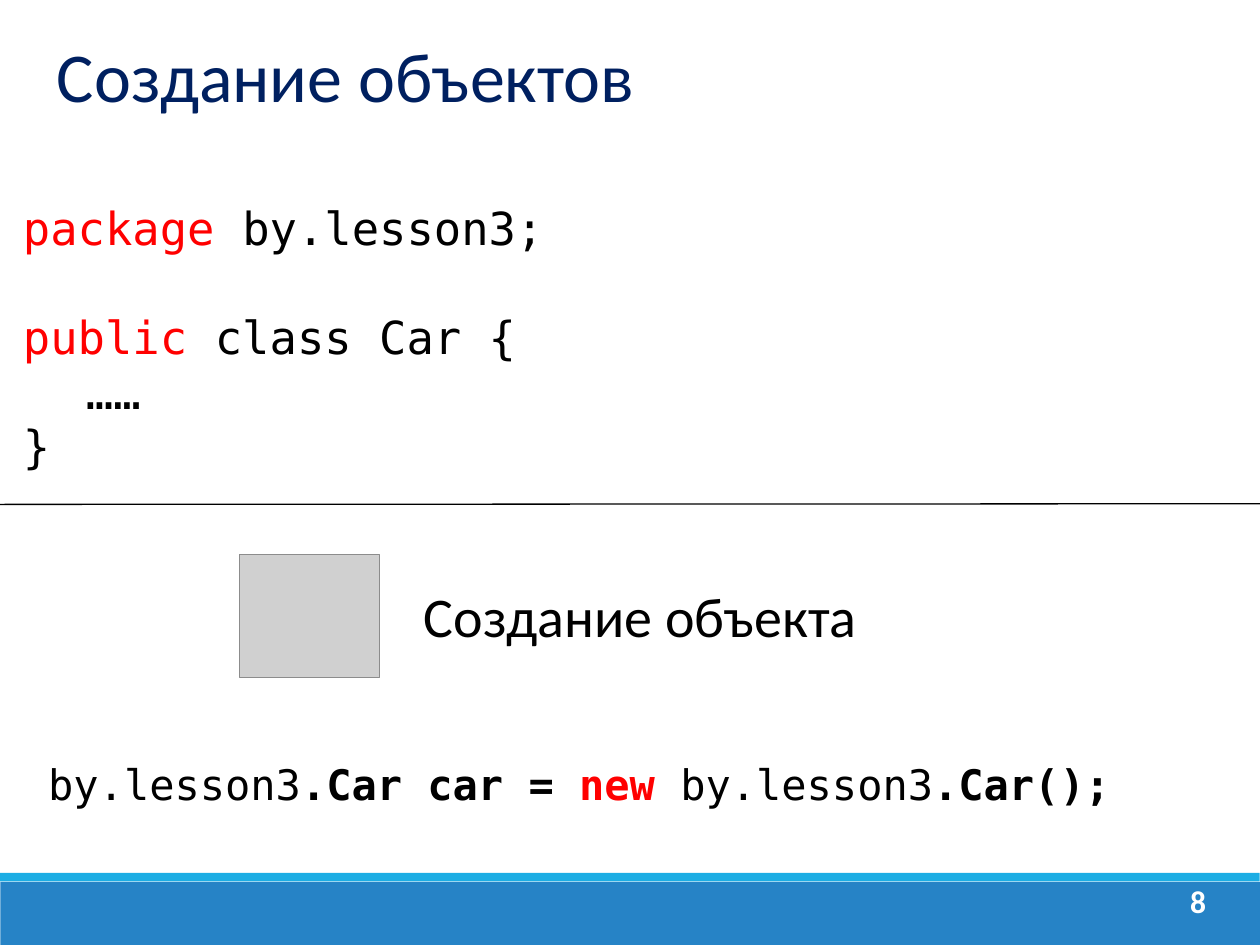
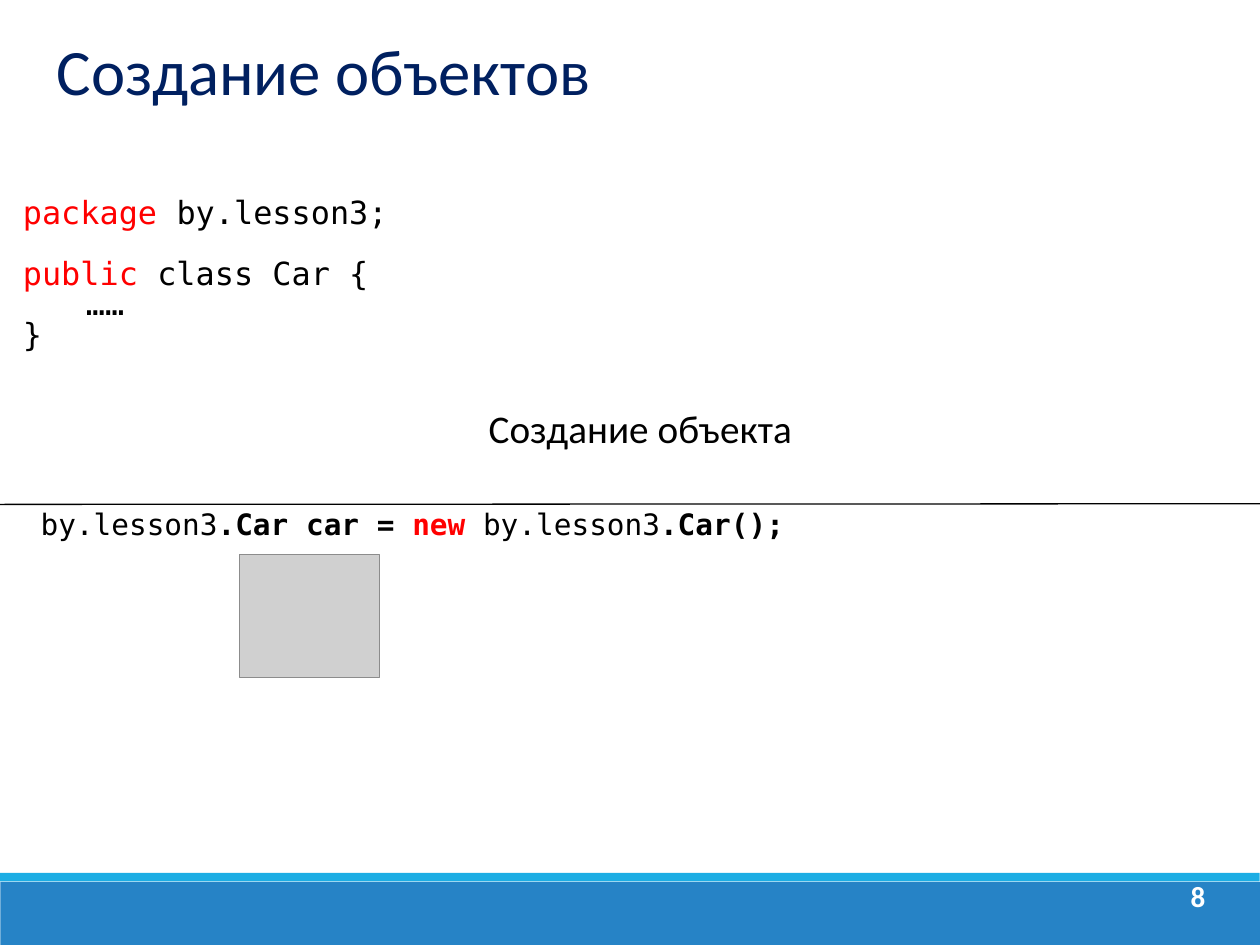
Before and after one commit to dmitry-academy/academy_old, a slide deck: slide 8 of academy/resources/presentations/Java Lection 5. Пакеты.Math.String.ppt. Drawn at 1260x945 pixels with LibreOffice and Linux fonts; fonts in the diff are those of the drawing; grey boxes stand for pictures; background and template pictures are left out. Boxes give left, top, right and bottom in pixels: in the first picture for what was removed or moved away, otherwise in the second. Text is boxed around its words. In the diff, an @@ line names an element or a change of style, - is before the commit and + after.

Commit message:
lesson4

```diff
--- a/academy/resources/presentations/Java Lection 5. Пакеты.Math.String.ppt
+++ b/academy/resources/presentations/Java Lection 5. Пакеты.Math.String.ppt
@@ text "Создание объектов" at [57,51,591,106]: size 40 to 37 pt; line spacing 1 to 0.9 @@
@@ text "package by.lesson3;" at [23,199,792,541]: size 26 to 18.2 pt in "package by.lesson3;", "public class Car {", "……", "}"; size 32 to 22.4 pt in "Создание объекта"; size 24 to 16.8 pt in "by.lesson3.Car car = new by.lesson3.Car();"; line spacing 1 to 0.8 @@
@@ page number at [1191,887,1206,907]: size 18 to 16.6 pt; line spacing 1 to 0.9 @@
```
Also in this commit, not shown: 23 other slides changed, 24 other files.
